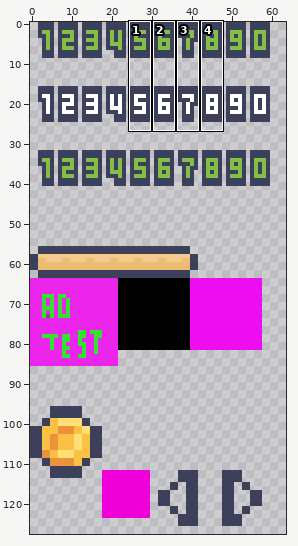
One commit to this sprite sheet: images/shared-0-sheet2.png. Above, an overview of the earlier version with the close-up marked.
Close-up. As it was:
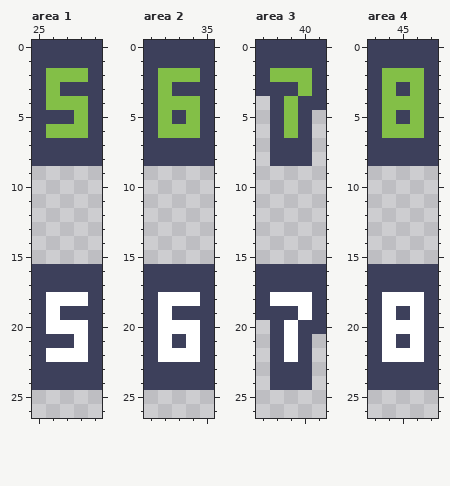
The file is 64x128 pixels. Shown: area 1: x 25..29, y 0..26; area 2: x 31..35, y 0..26; area 3: x 37..41, y 0..26; area 4: x 43..47, y 0..26. The commit also changed other parts of the picture, which this record leaves out.
After:
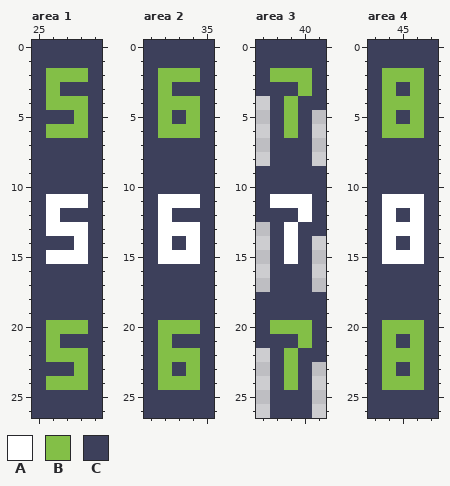
Palette (. is transparent): A #ffffff  B #83bf47  C #3d405b
The exact change:
--- area 1
@@ x 25..29 @@
  8 CCCCC
- 9 .....
-10 .....
-11 .....
-12 .....
-13 .....
-14 .....
-15 .....
+ 9 CCCCC
+10 CCCCC
+11 CAAAC
+12 CACCC
+13 CAAAC
+14 CCCAC
+15 CAAAC
 16 CCCCC
 17 CCCCC
-18 CAAAC
-19 CACCC
-20 CAAAC
-21 CCCAC
-22 CAAAC
-23 CCCCC
-24 CCCCC
-25 .....
-26 .....
+18 CCCCC
+19 CCCCC
+20 CBBBC
+21 CBCCC
+22 CBBBC
+23 CCCBC
+24 CBBBC
+25 CCCCC
+26 CCCCC
--- area 2
@@ x 31..35 @@
  8 CCCCC
- 9 .....
-10 .....
-11 .....
-12 .....
-13 .....
-14 .....
-15 .....
+ 9 CCCCC
+10 CCCCC
+11 CAAAC
+12 CACCC
+13 CAAAC
+14 CACAC
+15 CAAAC
 16 CCCCC
 17 CCCCC
-18 CAAAC
-19 CACCC
-20 CAAAC
-21 CACAC
-22 CAAAC
-23 CCCCC
-24 CCCCC
-25 .....
-26 .....
+18 CCCCC
+19 CCCCC
+20 CBBBC
+21 CBCCC
+22 CBBBC
+23 CBCBC
+24 CBBBC
+25 CCCCC
+26 CCCCC
--- area 3
@@ x 37..41 @@
  8 .CCC.
- 9 .....
-10 .....
-11 .....
-12 .....
-13 .....
-14 .....
-15 .....
-16 CCCCC
-17 CCCCC
-18 CAAAC
-19 CCCAC
-20 .CACC
-21 .CAC.
-22 .CAC.
-23 .CCC.
-24 .CCC.
-25 .....
-26 .....
+ 9 CCCCC
+10 CCCCC
+11 CAAAC
+12 CCCAC
+13 .CACC
+14 .CAC.
+15 .CAC.
+16 .CCC.
+17 .CCC.
+18 CCCCC
+19 CCCCC
+20 CBBBC
+21 CCCBC
+22 .CBCC
+23 .CBC.
+24 .CBC.
+25 .CCC.
+26 .CCC.
--- area 4
@@ x 43..47 @@
  8 CCCCC
- 9 .....
-10 .....
-11 .....
-12 .....
-13 .....
-14 .....
-15 .....
+ 9 CCCCC
+10 CCCCC
+11 CAAAC
+12 CACAC
+13 CAAAC
+14 CACAC
+15 CAAAC
 16 CCCCC
 17 CCCCC
-18 CAAAC
-19 CACAC
-20 CAAAC
-21 CACAC
-22 CAAAC
-23 CCCCC
-24 CCCCC
-25 .....
-26 .....
+18 CCCCC
+19 CCCCC
+20 CBBBC
+21 CBCBC
+22 CBBBC
+23 CBCBC
+24 CBBBC
+25 CCCCC
+26 CCCCC
Changed places in both close-ups, as pixel boxes (x1, y1, x2, y2):
changed: (32, 166, 102, 418)
changed: (144, 166, 214, 418)
changed: (256, 166, 326, 418)
changed: (368, 166, 438, 418)
